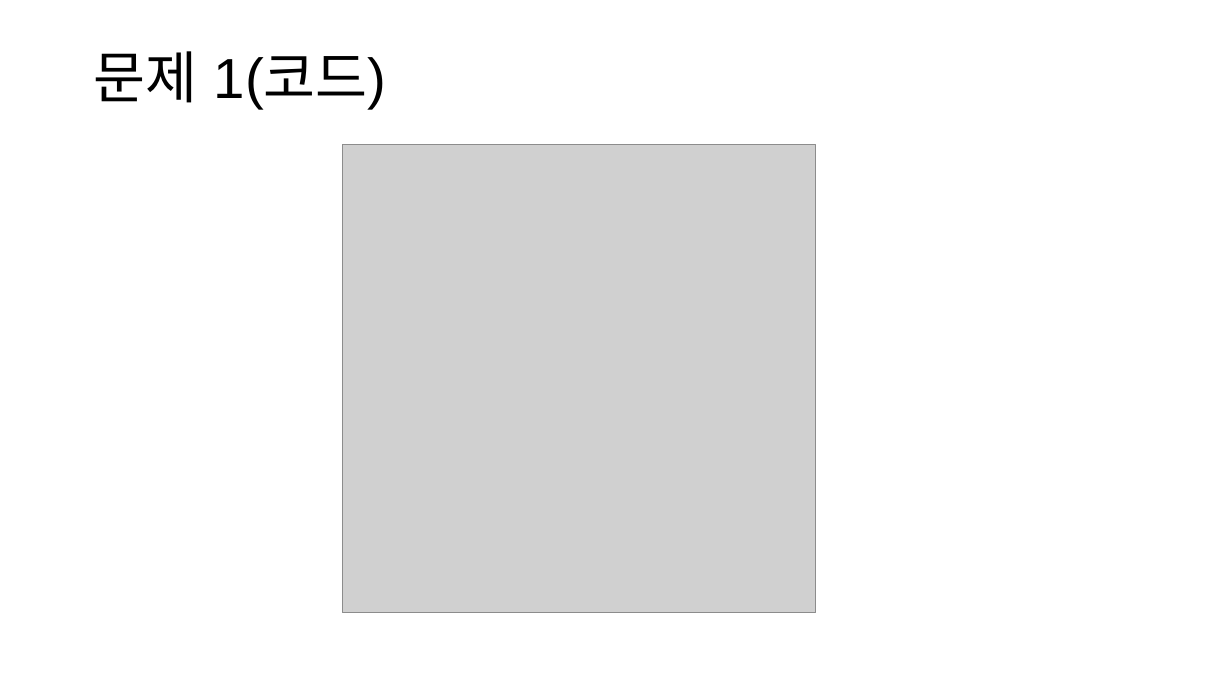
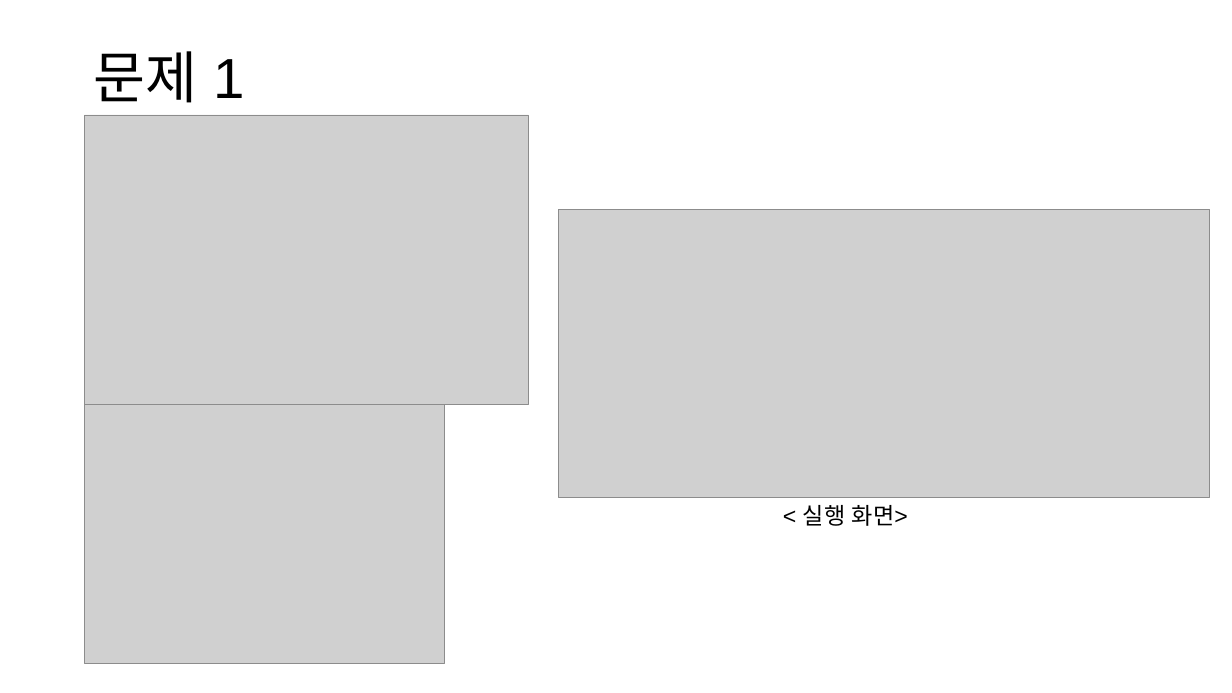
Before and after one commit to JuHyeon-S/21-1-Web-Back-end_Programming, a slide deck: slide 2 of 웹서버_스몰과제10_20185135_서주현.pptx. Drawn at 1232x693 pixels with LibreOffice and Linux fonts; fonts in the diff are those of the drawing; grey boxes stand for pictures. Boxes give left, top, right and bottom in pixels: in the first picture for what was removed or moved away, otherwise in the second. Text is boxed around its words. In the diff, an @@ line names an element or a change of style, - is before the commit and + after.

```diff
--- a/웹서버_스몰과제10_20185135_서주현.pptx
+++ b/웹서버_스몰과제10_20185135_서주현.pptx
@@ title at bbox=[94, 51, 245, 103]: text changed @@
-문제 1(코드)
+문제 1
@@ picture added at bbox=[85, 115, 529, 404] @@
@@ picture removed at bbox=[342, 144, 815, 613] @@
@@ picture added at bbox=[558, 209, 1210, 497] @@
@@ picture added at bbox=[85, 405, 445, 664] @@
@@ text added at bbox=[803, 505, 908, 526], 18 pt, text #000000 @@
+< 실행 화면>
```
Also in this commit, not shown: 2 other slides changed, 2 slides removed, 4 other files.
